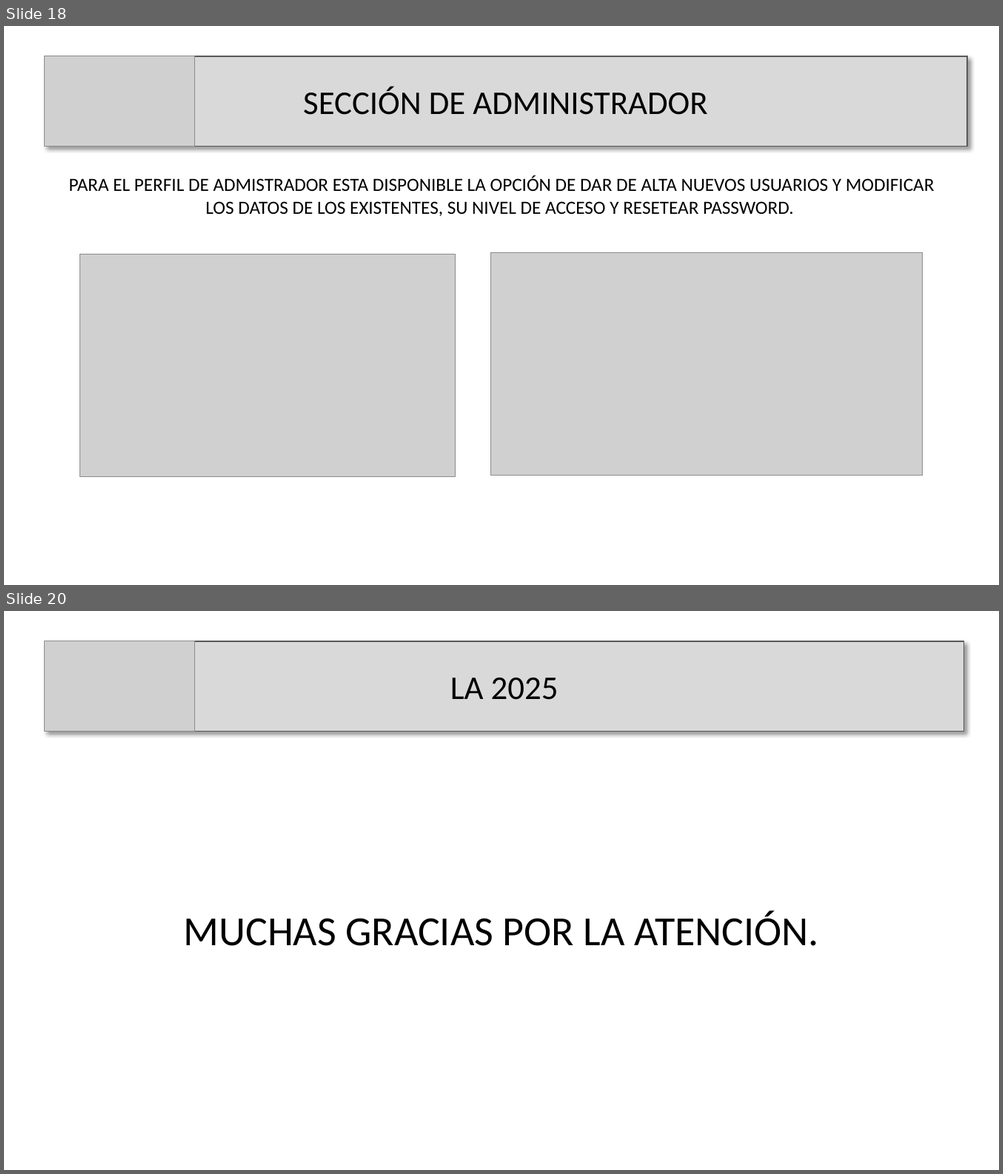
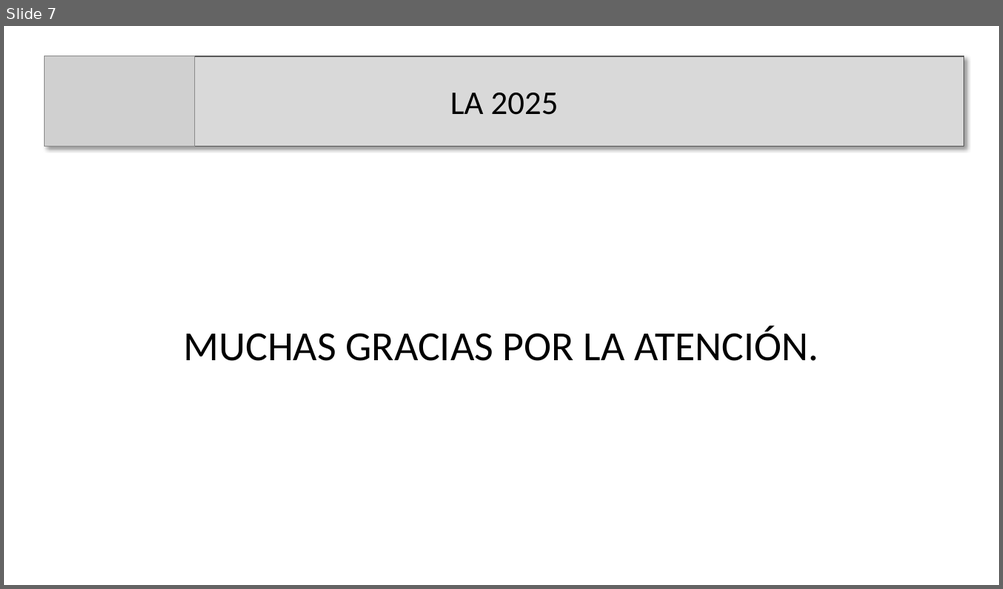
Before and after one commit to anvil555/La2025, a slide deck: Documentacion/Presentacion.pptx. Shown one above the other, each under a label of ours: slides 18 and 20 before the commit, slide 7 after it; the slides between them are not shown. The pictures are 1003x1174 and 1003x589 pixels, drawn with LibreOffice and Linux fonts; fonts in the diff are those of the drawing; grey boxes stand for pictures. Boxes give left, top, right and bottom in pixels: in the first picture for what was removed or moved away, otherwise in the second. Text is boxed around its words. In the diff, an @@ line names an element or a change of style, - is before the commit and + after.

```diff
--- a/Documentacion/Presentacion.pptx
+++ b/Documentacion/Presentacion.pptx
@@ slide 18 removed at (4, 26, 999, 585), background #FFFFFF @@
@@ rectangle removed at (44, 56, 967, 147) @@
-SECCIÓN DE ADMINISTRADOR
@@ picture removed at (44, 56, 194, 147) @@
@@ text removed at (69, 176, 934, 216) @@
-PARA EL PERFIL DE ADMISTRADOR ESTA DISPONIBLE LA OPCIÓN DE DAR DE ALTA NUEVOS USUARIOS Y MODIFICAR
-LOS DATOS DE LOS EXISTENTES, SU NIVEL DE ACCESO Y RESETEAR PASSWORD.
@@ picture removed at (80, 255, 455, 477) @@
@@ picture removed at (490, 253, 922, 475) @@
@@ what was slide 20 is now slide 7 @@
```
Also in this commit, not shown: 2 slides changed, 3 slides added, 15 other slides removed, 9 other files.
